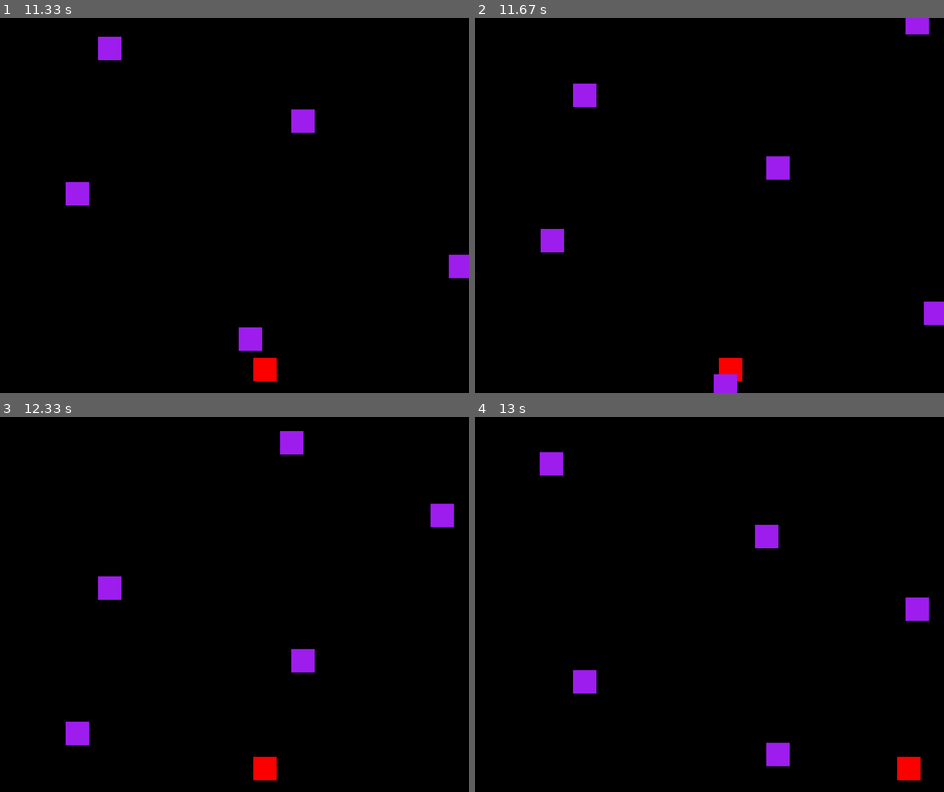
Above: before the commit, frames 1-4 (two rows, left to right).
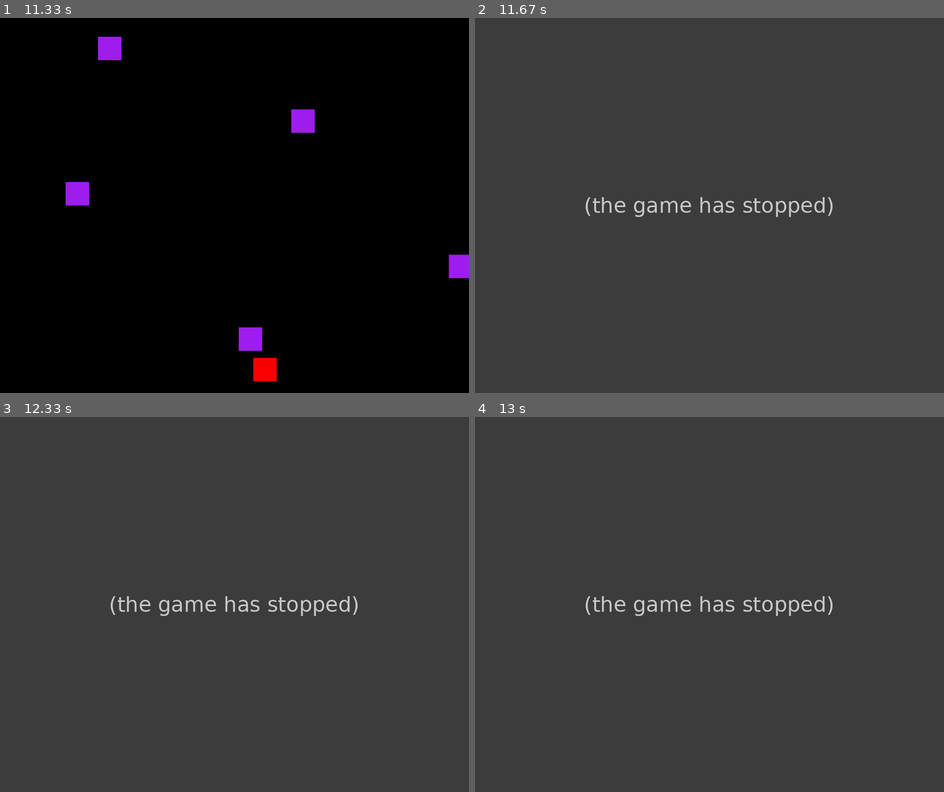
Above: after the commit, the same moments.

Repository: jocsanmj/Pygame
Game: pygame game, started from Game/pygame1.py
The game is run twice, just before and just after one commit, with the same random seed, the same clock (stepped at 60 frames per second) and the same inputs.
Inputs:
- Up to frame 1 (11.33 s): hold A 0.33-0.87 s; hold A 0.9-1.3 s; hold D 1.33-1.97 s; hold A 2-2.47 s; hold D 2.5-2.97 s; hold D 3-3.47 s; hold A 3.5-4.03 s; hold A 4.07-4.47 s; hold D 4.5-5.13 s; hold A 5.17-5.63 s; hold D 5.67-6.13 s; hold D 6.17-6.63 s; hold A 6.67-7.2 s; hold A 7.23-7.63 s; hold D 7.67-8.3 s; hold A 8.33-8.8 s; hold D 8.83-9.3 s; hold D 9.33-9.8 s; hold A 9.83-10.37 s; hold A 10.4-10.8 s; hold D from 10.83 s (still down)
- Up to frame 2 (11.67 s): release D at 11.47 s; hold A from 11.5 s (still down)
- Up to frame 3 (12.33 s): release A at 11.97 s; hold D from 12 s (still down)
- Up to frame 4 (13 s): release D at 12.47 s; hold D 12.5-12.97 s

Frame 1 is identical in both runs. In frame 2, 100% of the frame differs, in the area x 0-100%, y 0-100%; in frame 3, 100%; in frame 4, 100%.
After the commit the program exited at 11.58 s; later frames show no game.

Commit message:
ci: check if our character hits an enemy

Diff:
--- a/Game/pygame1.py
+++ b/Game/pygame1.py
@@ -68,6 +68,9 @@
         enemigo.dibujar(VENTANA)  # Dibuja cada enemigo en la ventana.
         enemigo.movimiento()  # Actualiza la posición del enemigo.
 
+        if pygame.Rect.colliderect(cubo.rect,enemigo.rect): #Verificar si nuestro cubo coliciona con un enemigo
+            quit()#En caso de hacerlo, cerraria el juego
+
     # Actualiza la pantalla para reflejar los cambios.
     pygame.display.update()
 
